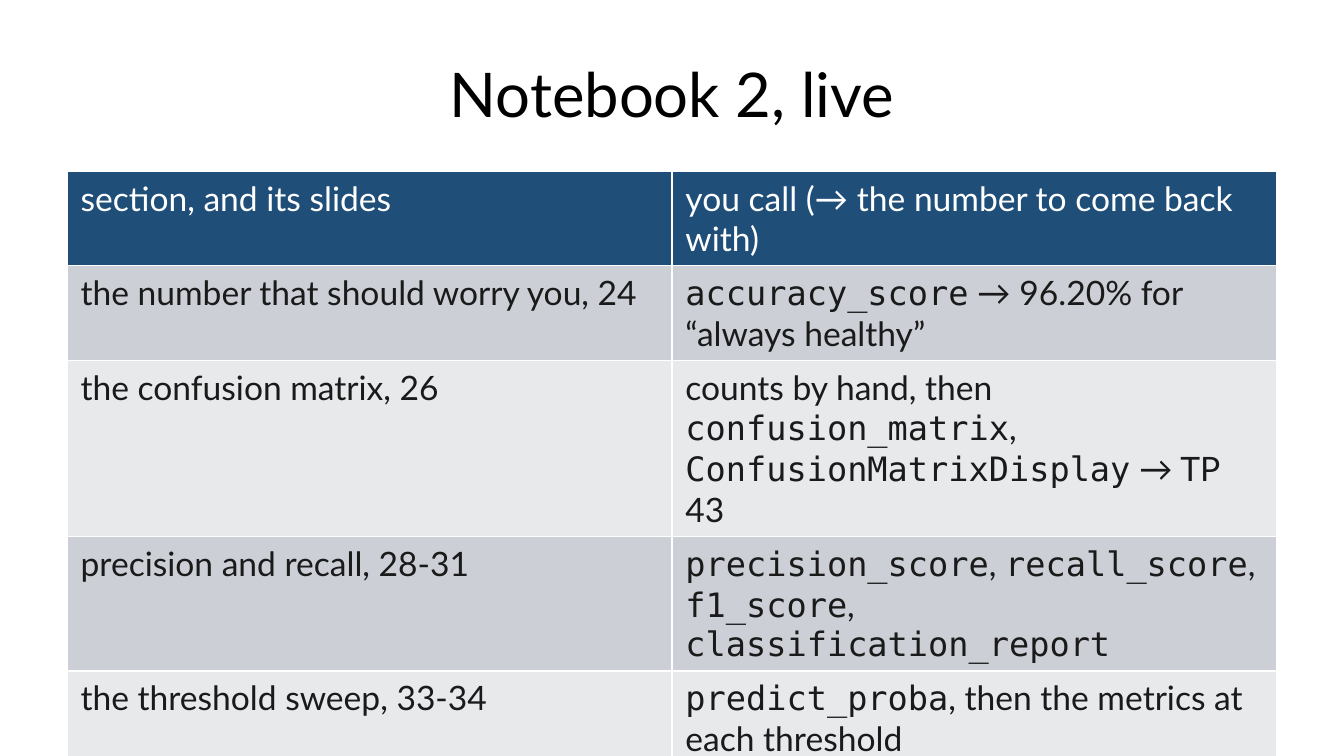
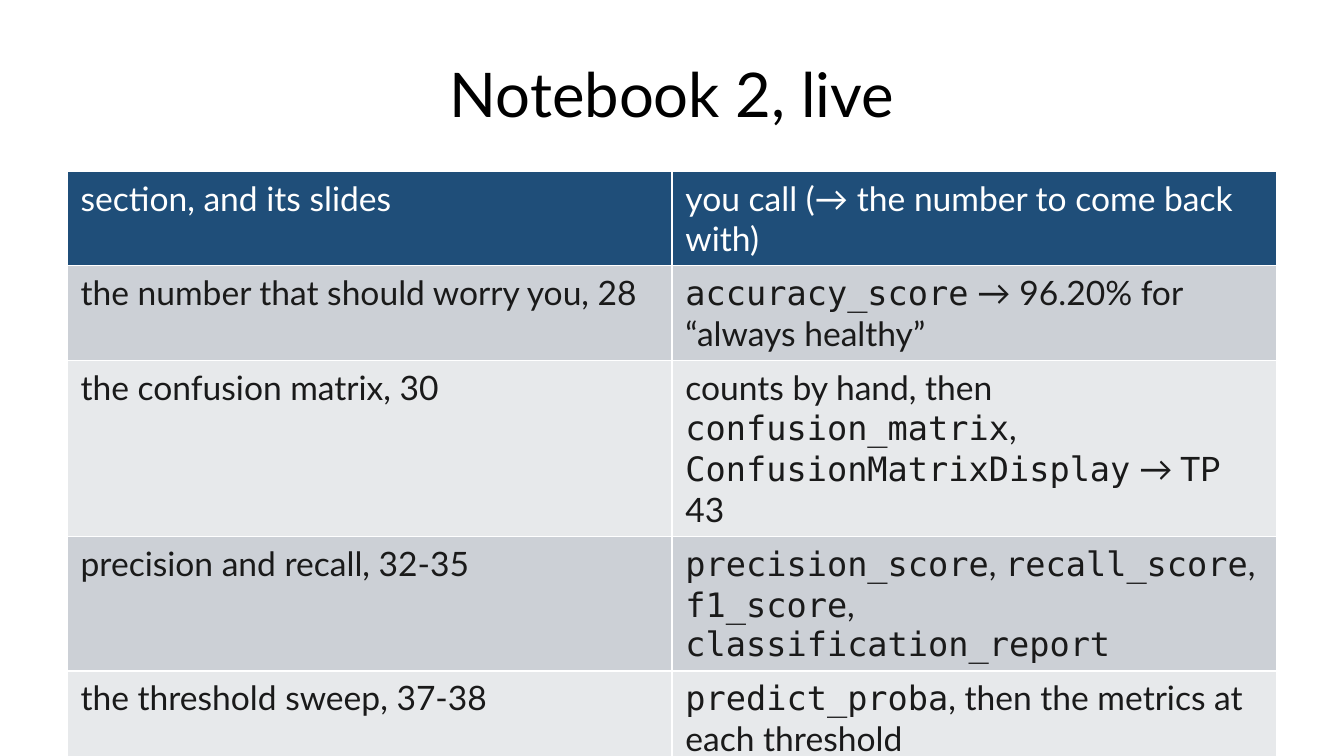
Before and after one commit to fabioantonini/technologies-for-artificial-intelligence, a slide deck: slide 36 of Lessons/04_classification_and_metrics/Slides/classification_and_metrics_slides.pptx (slide 32 before the commit). Drawn at 1344x756 pixels with LibreOffice and Linux fonts; fonts in the diff are those of the drawing; background and template pictures are left out. Boxes give left, top, right and bottom in pixels: in the first picture for what was removed or moved away, otherwise in the second. Text is boxed around its words. In the diff, an @@ line names an element or a change of style, - is before the commit and + after.

```diff
--- a/Lessons/04_classification_and_metrics/Slides/classification_and_metrics_slides.pptx
+++ b/Lessons/04_classification_and_metrics/Slides/classification_and_metrics_slides.pptx
@@ table at [67, 172, 1277, 756] @@
-row 2, column 1: the number that should worry you, 24
+row 2, column 1: the number that should worry you, 28
-row 3, column 1: the confusion matrix, 26
+row 3, column 1: the confusion matrix, 30
-row 4, column 1: precision and recall, 28-31
+row 4, column 1: precision and recall, 32-35
-row 5, column 1: the threshold sweep, 33-34
+row 5, column 1: the threshold sweep, 37-38
-row 6, column 1: the precision-recall curve, 35
+row 6, column 1: the precision-recall curve, 39
```
Also in this commit, not shown: 3 other slides changed, 4 slides added, 8 other files.
